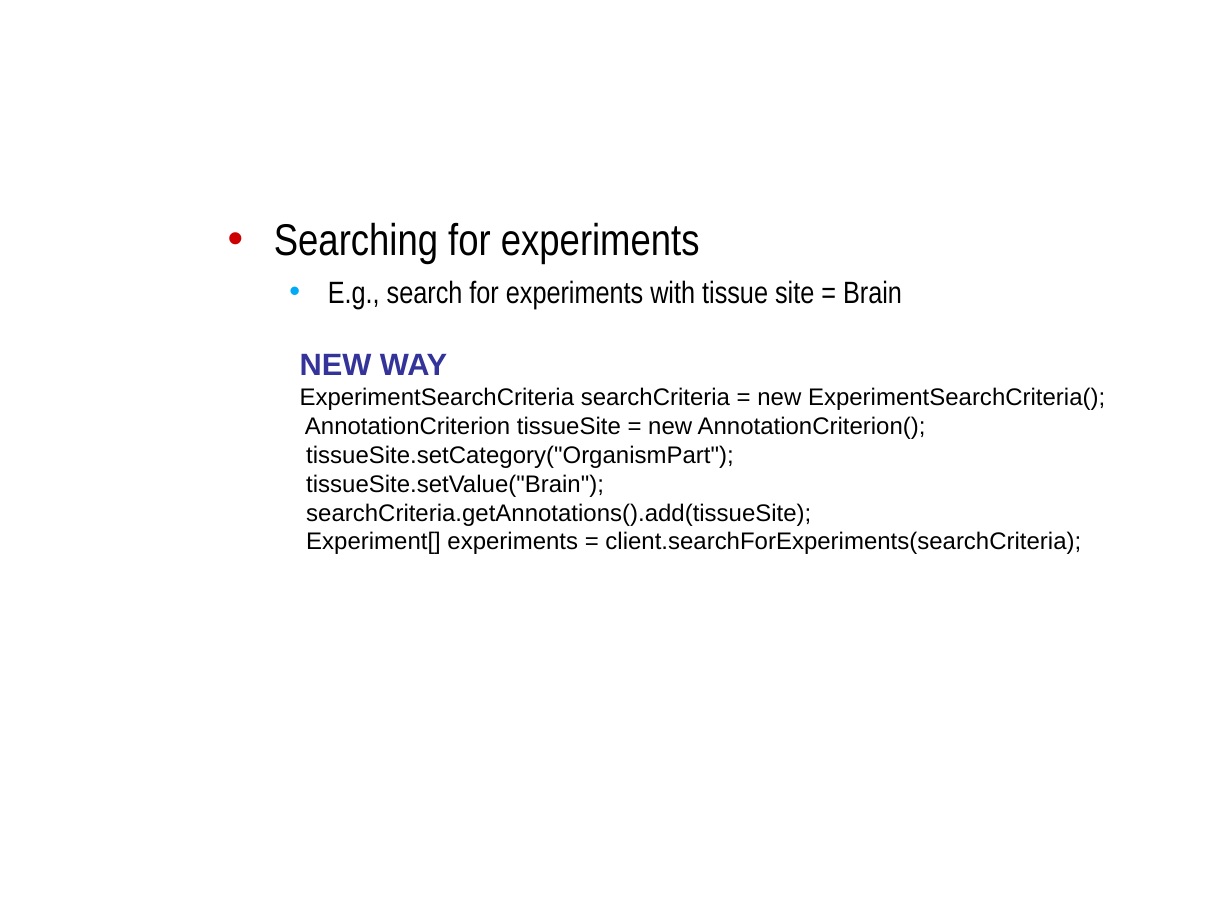
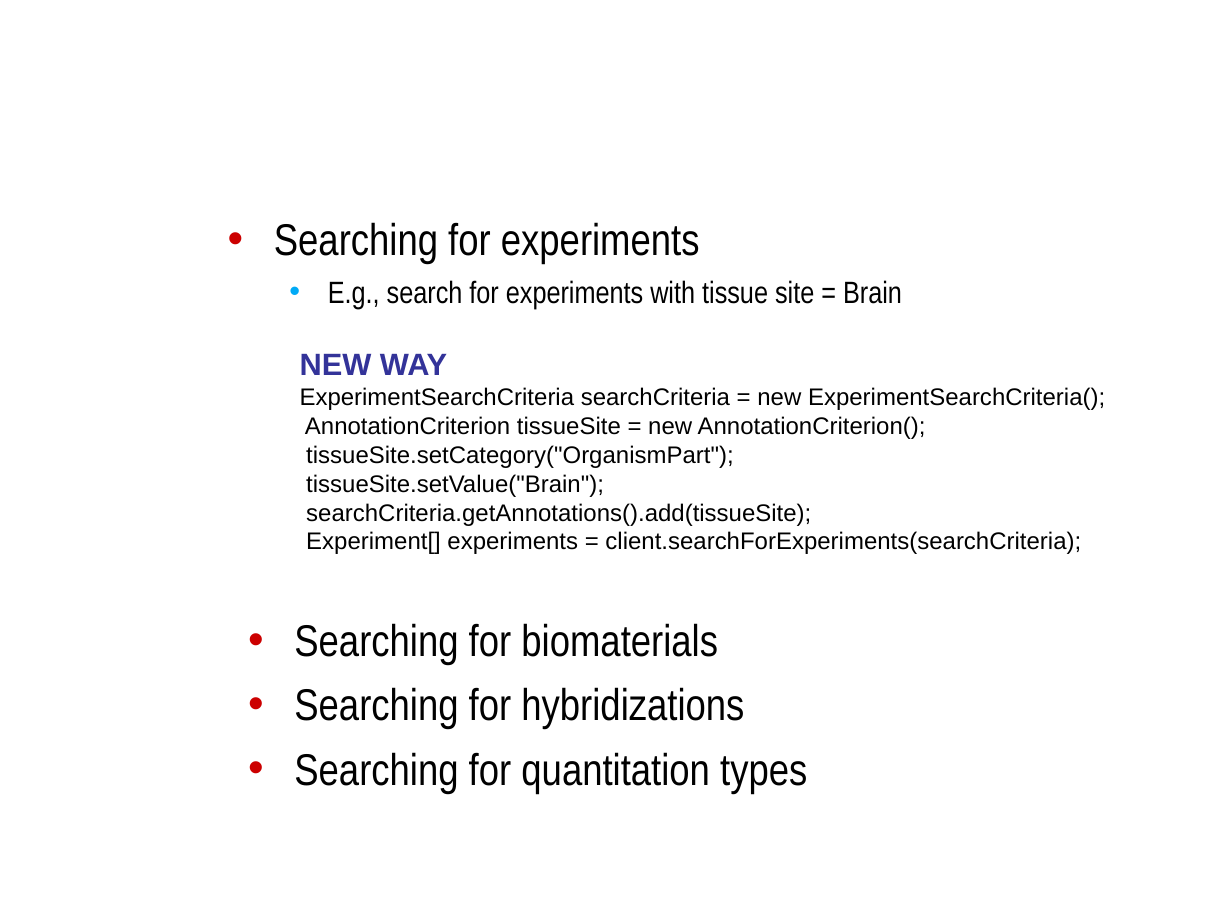
Before and after one commit to NCIP/caarray-docs, a slide deck: slide 7 of project_management/open_meetings/caArray User Community Meeting 2009.04.01.ppt. Drawn at 1232x924 pixels with LibreOffice and Linux fonts; fonts in the diff are those of the drawing; background and template pictures are left out. Boxes give left, top, right and bottom in pixels: in the first picture for what was removed or moved away, otherwise in the second. Text is boxed around its words. In the diff, an @@ line names an element or a change of style, - is before the commit and + after.

```diff
--- a/project_management/open_meetings/caArray User Community Meeting 2009.04.01.ppt
+++ b/project_management/open_meetings/caArray User Community Meeting 2009.04.01.ppt
@@ text added at [294, 623, 807, 793], 26 pt, text #000000 @@
+• Searching for biomaterials
+• Searching for hybridizations
+• Searching for quantitation types
```
Also in this commit, not shown: 1 other slide changed.
